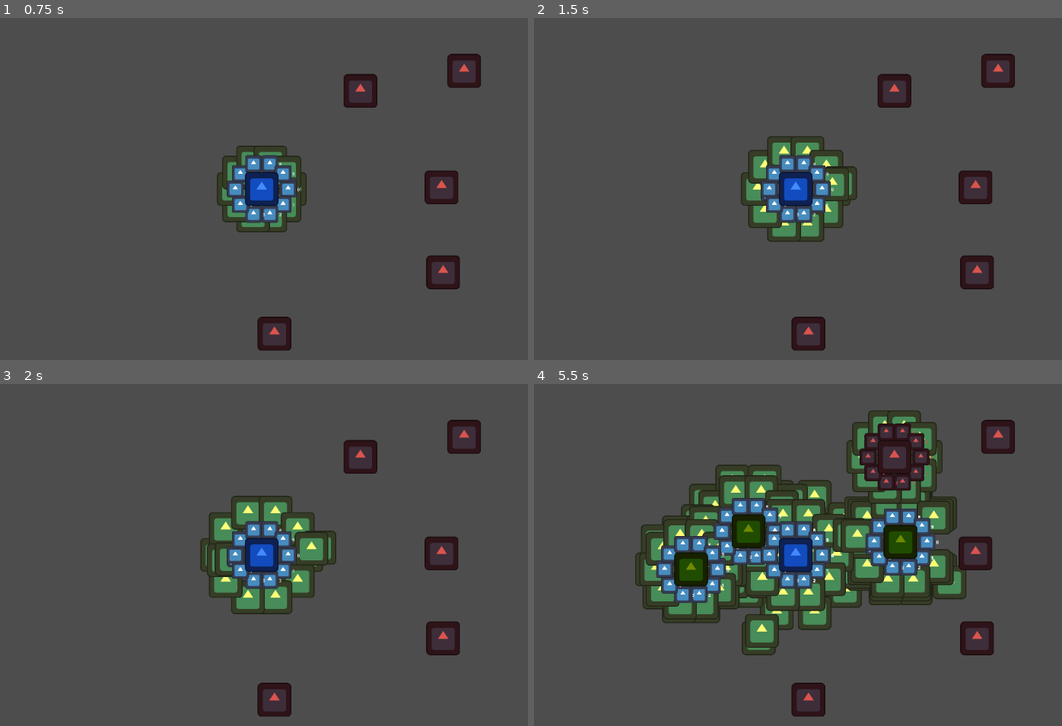
Above: before the commit, frames 1-4 (two rows, left to right).
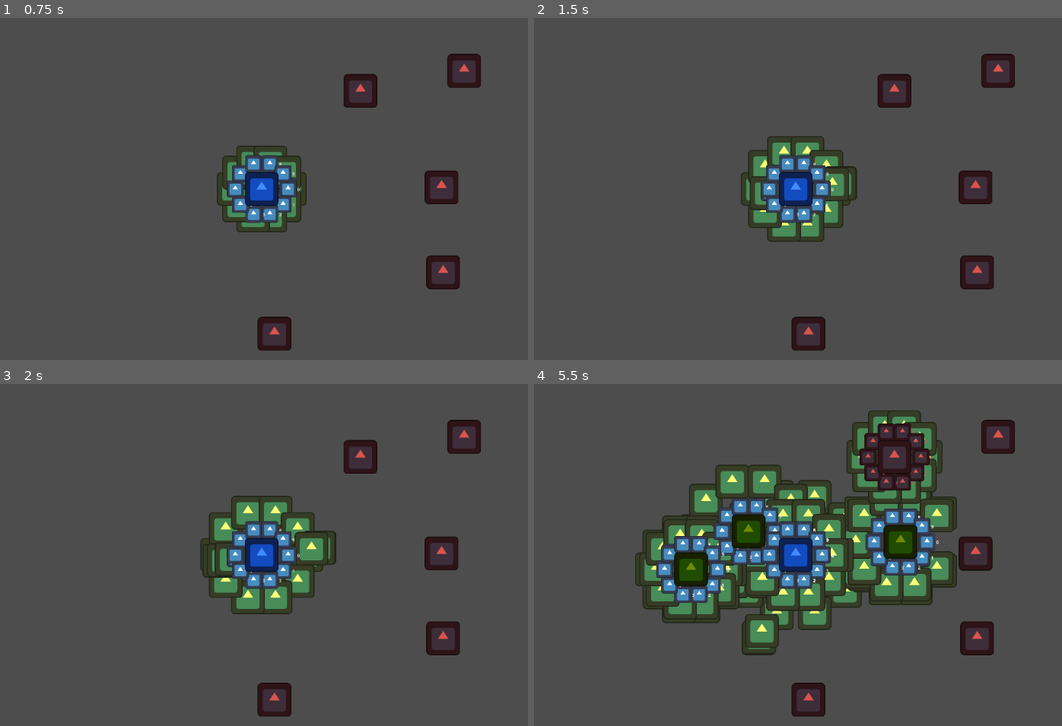
Above: after the commit, the same moments.

Repository: rodeyfeld/modular_abilities
Game: Godot game, scene res://world.tscn
The game is run twice, just before and just after one commit, with the same random seed, the same clock (stepped at 60 frames per second) and the same inputs. The engine's default icon, where the game draws it, is replaced by a stand-in: a white triangle on a blue panel in a dark square.
Inputs (mouse positions are in pixels of both pictures, inside the frame that each line leads up to):
- Up to frame 1 (0.75 s): tap Enter (ui_accept) at 0.5 s; move the mouse to (396, 171) at 0.52 s; tap C (test1) at 0.6 s
- Up to frame 2 (1.5 s): tap Enter (ui_accept) at 0.77, 1.07 s; tap V (test2, bound only after the commit) at 0.8, 1.35 s; move the mouse to (676, 206) at 1.27 s
- Up to frame 3 (2 s): tap Enter (ui_accept) at 1.52, 1.55, 1.82 s
- Up to frame 4 (5.5 s): move the mouse to (856, 479) at 2.02 s; tap Enter (ui_accept) at 2.1, 3.02, 3.32, 3.77, 3.8, 4.07, 4.52, 4.82 s; tap C (test1) at 2.3, 2.85, 4.35 s; move the mouse to (766, 623) at 2.77 s; tap V (test2, bound only after the commit) at 3.05, 3.6, 5.1 s; move the mouse to (977, 606) at 3.52 s; move the mouse to (613, 503) at 4.27 s; move the mouse to (824, 555) at 5.02 s

Frame 1 is identical in both runs. In frame 2, 0.2% of the frame differs, in the area x 40-61%, y 43-57%; in frame 3, less than 0.1%; in frame 4, 2.8%, in the area x 20-87%, y 26-78%.

Commit message:
update thinker and test chain shot

Diff:
--- a/ability/action/auxiliary.gd
+++ b/ability/action/auxiliary.gd
@@ -20,7 +20,6 @@
 	var data_driven_ability = data_driven_ability_script.new()
 	ability = data_driven_ability.parse(self.data.trigger_abilities[0])
 	var caster = caster_ability.caster
-	print(target, target_point)
 	if target:
 		caster = target
 	else:
--- /dev/null
+++ b/ability/custom_abilities/chain_shot.tres
@@ -0,0 +1,181 @@
+[gd_resource type="Resource" script_class="DataDrivenAbility" load_steps=29 format=3 uid="uid://c1d7lk3sygj7m"]
+
+[ext_resource type="Script" path="res://ability/data_driven_ability.gd" id="1_faewn"]
+[ext_resource type="Script" path="res://ability/ability_data.gd" id="1_rixpi"]
+[ext_resource type="Script" path="res://ability/fields/attribute_field_fire_data.gd" id="2_hvg5m"]
+[ext_resource type="Script" path="res://ability/fields/attribute_data.gd" id="3_l1icg"]
+[ext_resource type="Script" path="res://ability/ability_action_data.gd" id="4_lumyo"]
+[ext_resource type="Script" path="res://ability/ability_event_data.gd" id="5_m0owl"]
+
+[sub_resource type="Resource" id="Resource_abi5p"]
+script = ExtResource("1_rixpi")
+mask_flag_type = 1
+behavior_flags = 1
+name = ""
+description = ""
+cooldown = 0.0
+
+[sub_resource type="Resource" id="Resource_dsdsn"]
+script = ExtResource("2_hvg5m")
+attribute_field_fire_mode_type = 0
+angle_between_shots = 0.0
+time_between_execution = 0.0
+num_execution = 1.0
+num_to_fire_per_execution = 1.0
+timeout = 5.0
+
+[sub_resource type="Resource" id="Resource_a2p2p"]
+script = ExtResource("3_l1icg")
+amount = 0.0
+speed = 100.0
+attribute_field_fire_data = SubResource("Resource_dsdsn")
+
+[sub_resource type="Resource" id="Resource_bdfix"]
+script = ExtResource("4_lumyo")
+attribute_fields = SubResource("Resource_a2p2p")
+trigger_abilities = Array[ExtResource("1_faewn")]([])
+action_type = 3
+target_type = 3
+to_be_removed = false
+
+[sub_resource type="Resource" id="Resource_jcne8"]
+script = ExtResource("5_m0owl")
+event_type = 2
+actions = Array[ExtResource("4_lumyo")]([SubResource("Resource_bdfix")])
+modifiers = Array[Resource("res://ability/ability_modifier_data.gd")]([])
+repeat_event_num = 0
+time_between_event_repeat = 0
+
+[sub_resource type="Resource" id="Resource_4l3yc"]
+script = ExtResource("2_hvg5m")
+attribute_field_fire_mode_type = 0
+angle_between_shots = 0.0
+time_between_execution = 0.0
+num_execution = 1.0
+num_to_fire_per_execution = 1.0
+timeout = 3.0
+
+[sub_resource type="Resource" id="Resource_i1q71"]
+script = ExtResource("3_l1icg")
+amount = 20.0
+speed = 0.0
+attribute_field_fire_data = SubResource("Resource_4l3yc")
+
+[sub_resource type="Resource" id="Resource_qd8ne"]
+script = ExtResource("4_lumyo")
+attribute_fields = SubResource("Resource_i1q71")
+trigger_abilities = Array[ExtResource("1_faewn")]([])
+action_type = 1
+target_type = 2
+to_be_removed = false
+
+[sub_resource type="Resource" id="Resource_xcb1m"]
+script = ExtResource("2_hvg5m")
+attribute_field_fire_mode_type = 0
+angle_between_shots = 0.0
+time_between_execution = 0.0
+num_execution = 1.0
+num_to_fire_per_execution = 1.0
+timeout = 3.0
+
+[sub_resource type="Resource" id="Resource_vqnlt"]
+script = ExtResource("3_l1icg")
+amount = 0.0
+speed = 0.0
+attribute_field_fire_data = SubResource("Resource_xcb1m")
+
+[sub_resource type="Resource" id="Resource_nhj6i"]
+script = ExtResource("1_rixpi")
+mask_flag_type = 1
+behavior_flags = 1
+name = ""
+description = ""
+cooldown = 0.0
+
+[sub_resource type="Resource" id="Resource_64i2m"]
+script = ExtResource("2_hvg5m")
+attribute_field_fire_mode_type = 0
+angle_between_shots = 0.0
+time_between_execution = 0.0
+num_execution = 1.0
+num_to_fire_per_execution = 1.0
+timeout = 3.0
+
+[sub_resource type="Resource" id="Resource_63iw5"]
+script = ExtResource("3_l1icg")
+amount = 0.0
+speed = 100.0
+attribute_field_fire_data = SubResource("Resource_64i2m")
+
+[sub_resource type="Resource" id="Resource_gfw2v"]
+script = ExtResource("4_lumyo")
+attribute_fields = SubResource("Resource_63iw5")
+trigger_abilities = Array[ExtResource("1_faewn")]([])
+action_type = 3
+target_type = 4
+to_be_removed = false
+
+[sub_resource type="Resource" id="Resource_md2h4"]
+script = ExtResource("5_m0owl")
+event_type = 2
+actions = Array[ExtResource("4_lumyo")]([SubResource("Resource_gfw2v")])
+modifiers = Array[Resource("res://ability/ability_modifier_data.gd")]([])
+repeat_event_num = 0
+time_between_event_repeat = 0
+
+[sub_resource type="Resource" id="Resource_1gkre"]
+script = ExtResource("2_hvg5m")
+attribute_field_fire_mode_type = 0
+angle_between_shots = 0.0
+time_between_execution = 0.0
+num_execution = 1.0
+num_to_fire_per_execution = 1.0
+timeout = 3.0
+
+[sub_resource type="Resource" id="Resource_cxmnx"]
+script = ExtResource("3_l1icg")
+amount = 22.0
+speed = 0.0
+attribute_field_fire_data = SubResource("Resource_1gkre")
+
+[sub_resource type="Resource" id="Resource_xqmml"]
+script = ExtResource("4_lumyo")
+attribute_fields = SubResource("Resource_cxmnx")
+trigger_abilities = Array[ExtResource("1_faewn")]([])
+action_type = 1
+target_type = 2
+to_be_removed = false
+
+[sub_resource type="Resource" id="Resource_4l3ir"]
+script = ExtResource("5_m0owl")
+event_type = 3
+actions = Array[ExtResource("4_lumyo")]([SubResource("Resource_xqmml")])
+modifiers = Array[Resource("res://ability/ability_modifier_data.gd")]([])
+repeat_event_num = 0
+time_between_event_repeat = 0
+
+[sub_resource type="Resource" id="Resource_edw2g"]
+script = ExtResource("1_faewn")
+ability_data = SubResource("Resource_nhj6i")
+ability_event_data = Array[ExtResource("5_m0owl")]([SubResource("Resource_md2h4"), SubResource("Resource_4l3ir")])
+
+[sub_resource type="Resource" id="Resource_7g66w"]
+script = ExtResource("4_lumyo")
+attribute_fields = SubResource("Resource_vqnlt")
+trigger_abilities = Array[ExtResource("1_faewn")]([SubResource("Resource_edw2g")])
+action_type = 4
+target_type = 2
+to_be_removed = false
+
+[sub_resource type="Resource" id="Resource_wvilt"]
+script = ExtResource("5_m0owl")
+event_type = 3
+actions = Array[ExtResource("4_lumyo")]([SubResource("Resource_qd8ne"), SubResource("Resource_7g66w")])
+modifiers = Array[Resource("res://ability/ability_modifier_data.gd")]([])
+repeat_event_num = 0
+time_between_event_repeat = 0
+
+[resource]
+script = ExtResource("1_faewn")
+ability_data = SubResource("Resource_abi5p")
+ability_event_data = Array[ExtResource("5_m0owl")]([SubResource("Resource_jcne8"), SubResource("Resource_wvilt")])
--- a/entity/actor/player/player.gd
+++ b/entity/actor/player/player.gd
@@ -6,10 +6,12 @@
 
 var fyreball = preload("res://ability/custom_abilities/fyreball.tres")
 var ice_nova = preload("res://ability/custom_abilities/ice_nova.tres")
+var chain_shot = preload("res://ability/custom_abilities/chain_shot.tres")
 var data_driven_ability_script = load("res://ability/data_driven_ability.gd")
 
 var ability0:Ability
 var ability1:Ability
+var ability2:Ability
 
 
 func _ready():
@@ -20,12 +22,17 @@
 	var data_driven_ability1 = data_driven_ability_script.new()
 	ability1 = data_driven_ability1.parse(ice_nova)
 	add_child(ability1)
+	var data_driven_ability2 = data_driven_ability_script.new()
+	ability2 = data_driven_ability2.parse(chain_shot)
+	add_child(ability2)
 
 func _physics_process(_delta):
 	if Input.is_action_just_pressed("ui_accept"):
 		ability0.execute(self, {'target_unit':self, 'target_position': get_global_mouse_position()})
 	if Input.is_action_just_pressed("test1"):
 		ability1.execute(self, {'target_unit':self, 'target_position': get_global_mouse_position()})
+	if Input.is_action_just_pressed("test2"):
+		ability2.execute(self, {'target_unit':self, 'target_position': get_global_mouse_position()})
 
 
 	# Configure deadzone for mouse
--- a/entity/actor/thinker/thinker.gd
+++ b/entity/actor/thinker/thinker.gd
@@ -4,29 +4,10 @@
 
 @onready var ability_offensive_attach_point:Marker2D = $AttachPoint/AbilityOffensiveAttachPoint
 
-var fyreball = preload("res://ability/custom_abilities/fyreball.tres")
-var ice_nova = preload("res://ability/custom_abilities/ice_nova.tres")
-var data_driven_ability_script = load("res://ability/data_driven_ability.gd")
-
-var ability0:Ability
-var ability1:Ability
 
 
 func _ready():
 	title = "thinker"
-	var data_driven_ability0 = data_driven_ability_script.new()
-	ability0 = data_driven_ability0.parse(fyreball)
-	add_child(ability0)
-	var data_driven_ability1 = data_driven_ability_script.new()
-	ability1 = data_driven_ability1.parse(ice_nova)
-	add_child(ability1)
-
-func _physics_process(_delta):
-	if Input.is_action_just_pressed("ui_accept"):
-		ability0.execute(self, {'target_unit':self, 'target_position': get_global_mouse_position()})
-	if Input.is_action_just_pressed("test1"):
-		ability1.execute(self, {'target_unit':self, 'target_position': get_global_mouse_position()})
-
 
 	# Configure deadzone for mouse
 	var angle = self.get_angle_to(get_global_mouse_position())
--- a/project.godot
+++ b/project.godot
@@ -32,6 +32,11 @@
 "events": [Object(InputEventKey,"resource_local_to_scene":false,"resource_name":"","device":-1,"window_id":0,"alt_pressed":false,"shift_pressed":false,"ctrl_pressed":false,"meta_pressed":false,"pressed":false,"keycode":0,"physical_keycode":67,"key_label":0,"unicode":99,"echo":false,"script":null)
 ]
 }
+test2={
+"deadzone": 0.5,
+"events": [Object(InputEventKey,"resource_local_to_scene":false,"resource_name":"","device":-1,"window_id":0,"alt_pressed":false,"shift_pressed":false,"ctrl_pressed":false,"meta_pressed":false,"pressed":false,"keycode":0,"physical_keycode":86,"key_label":0,"unicode":118,"echo":false,"script":null)
+]
+}
 
 [layer_names]
 
